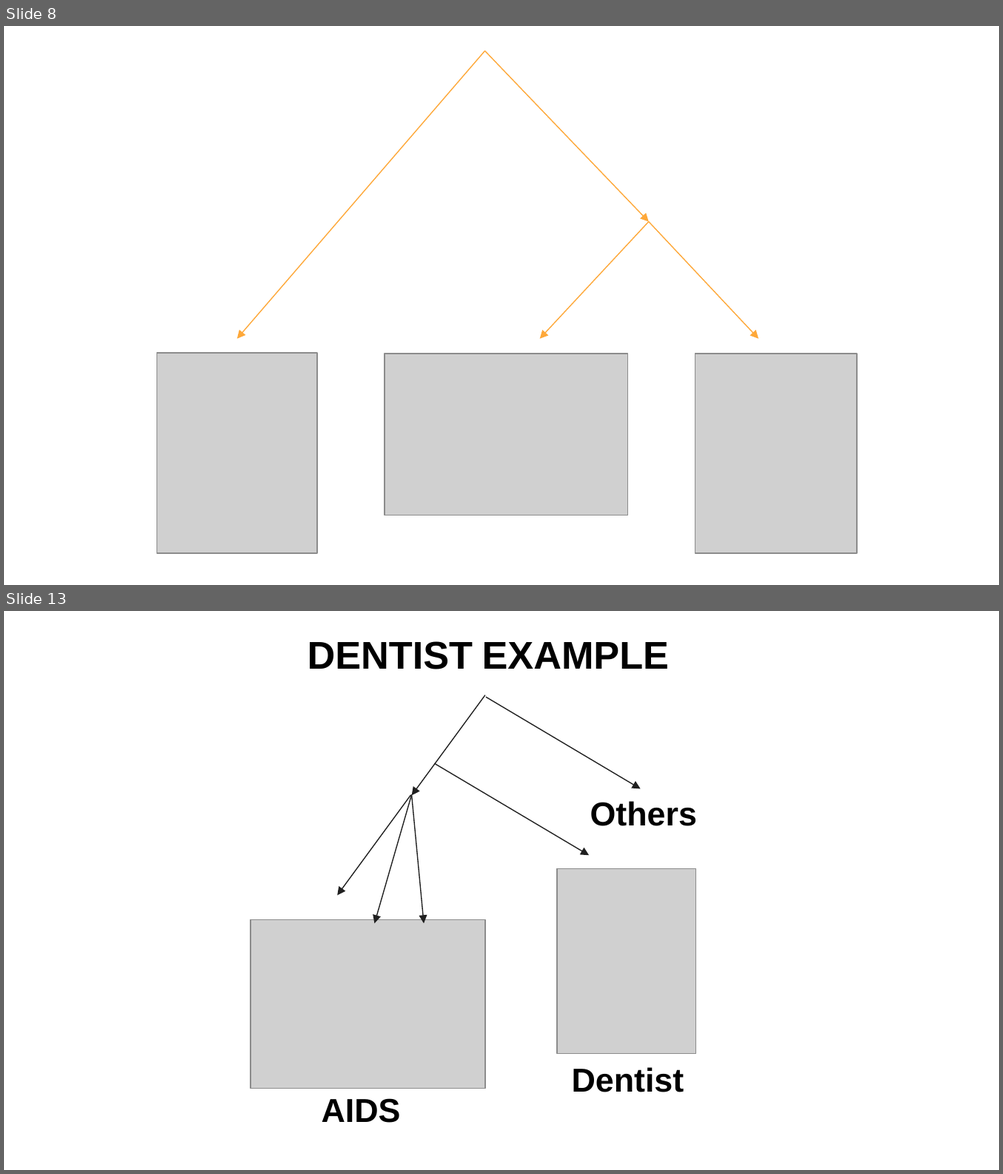
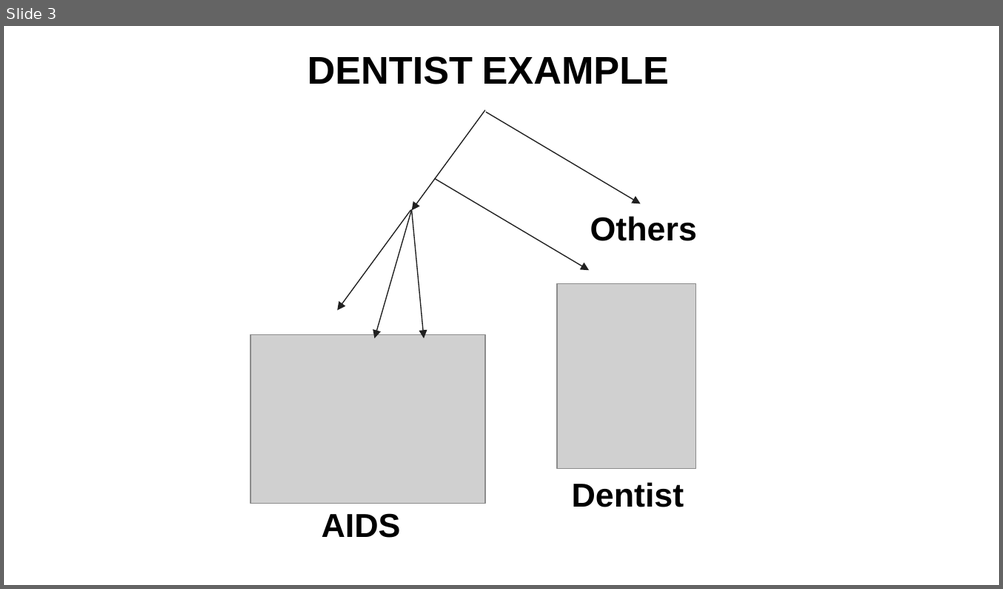
Before and after one commit to iharnoor/PhylogeneticNetworks, a slide deck: Notes/Research.PPTX. Shown one above the other, each under a label of ours: slides 8 and 13 before the commit, slide 3 after it; the slides between them are not shown. The pictures are 1003x1174 and 1003x589 pixels, drawn with LibreOffice and Linux fonts; fonts in the diff are those of the drawing; grey boxes stand for pictures. Boxes give left, top, right and bottom in pixels: in the first picture for what was removed or moved away, otherwise in the second. Text is boxed around its words. In the diff, an @@ line names an element or a change of style, - is before the commit and + after.

```diff
--- a/Notes/Research.PPTX
+++ b/Notes/Research.PPTX
@@ slide 8 removed at (4,26,999,585), background #FFFFFF @@
@@ arrow removed from (484, 51) to (236, 339) @@
@@ arrow removed from (484, 51) to (649, 222) @@
@@ arrow removed from (649, 222) to (540, 339) @@
@@ arrow removed from (649, 222) to (758, 339) @@
@@ picture removed at (157,353,317,554) @@
@@ picture removed at (385,355,628,517) @@
@@ picture removed at (695,355,856,554) @@
@@ what was slide 13 is now slide 3 @@
```
Also in this commit, not shown: 3 slides changed, 15 slides added, 13 other slides removed.
